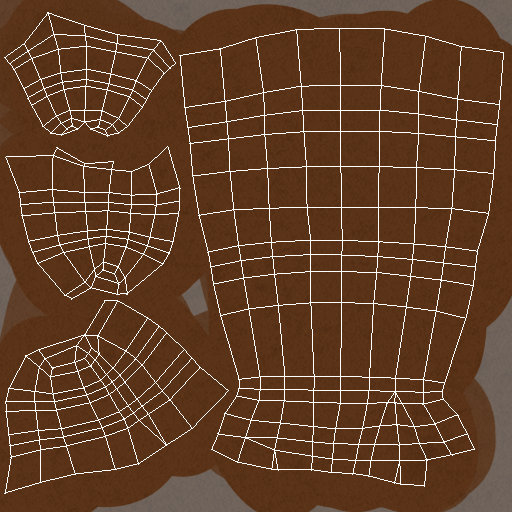
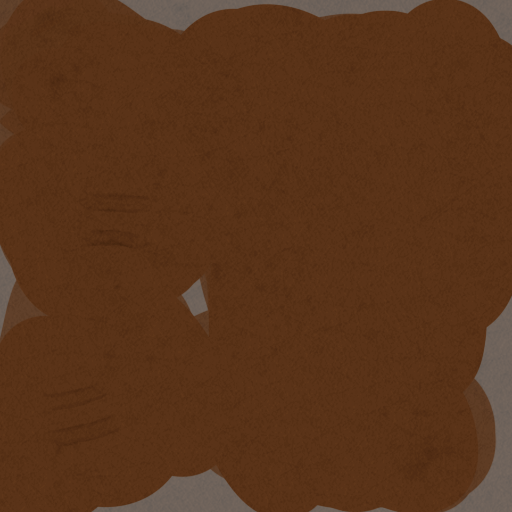
Revision of a layered 512×512 image; what changed, layer by layer:
hid "UVSnapShot" over (x1=4, y1=12, x2=504, y2=494)
